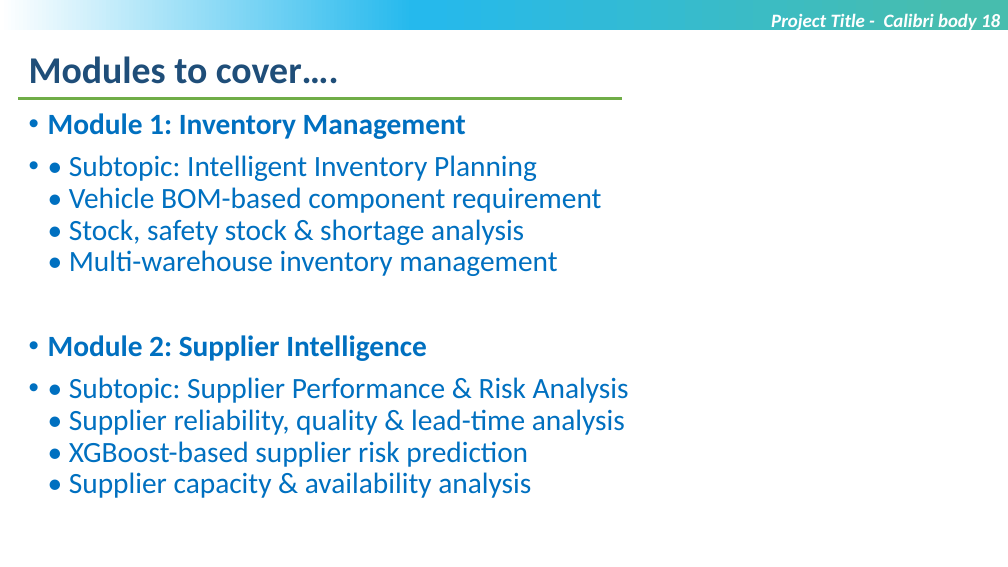
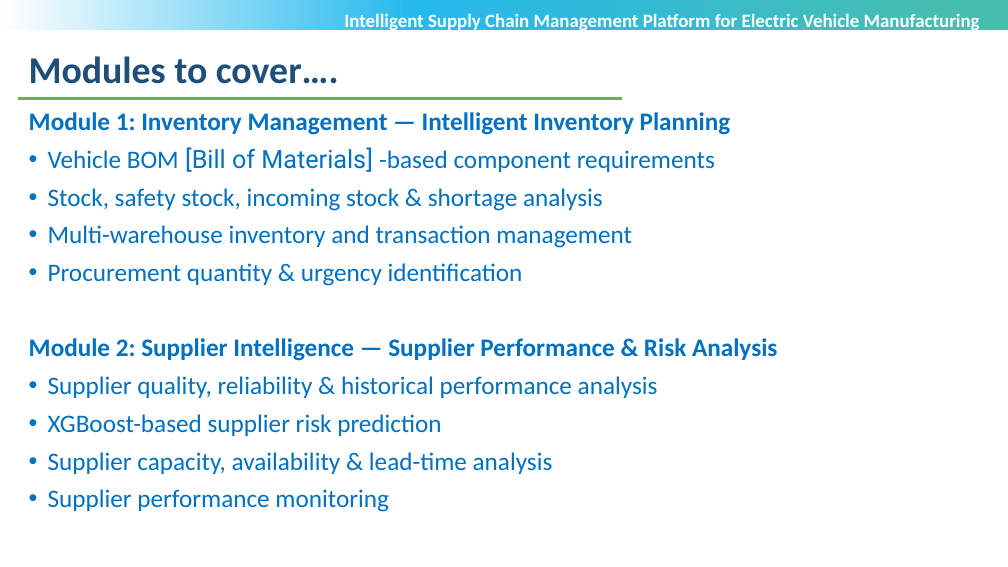
Before and after one commit to radha-gohil/INTELLIGENT-SUPPLY-CHAIN-MANAGEMENT-PLATFORM-FOR-ELECTRIC-VEHICLE-MANUFACTURING, a slide deck: slide 9 of Review-1_EV.pptx. Drawn at 1008x567 pixels with LibreOffice and Linux fonts; fonts in the diff are those of the drawing; background and template pictures are left out. Boxes give left, top, right and bottom in pixels: in the first picture for what was removed or moved away, otherwise in the second. Text is boxed around its words. In the diff, an @@ line names an element or a change of style, - is before the commit and + after.

```diff
--- a/Review-1_EV.pptx
+++ b/Review-1_EV.pptx
@@ text at box(344, 13, 980, 32): text changed; italic off @@
-Project Title - Calibri body 18
+Intelligent Supply Chain Management Platform for Electric Vehicle Manufacturing
@@ text at box(29, 112, 777, 512): text changed; size 28 to 24 pt @@
-• Module 1: Inventory Management
-• • Subtopic: Intelligent Inventory Planning
-  • Vehicle BOM-based component requirement
-  • Stock, safety stock & shortage analysis
-  • Multi-warehouse inventory management
-• Module 2: Supplier Intelligence
-• • Subtopic: Supplier Performance & Risk Analysis
-  • Supplier reliability, quality & lead-time analysis
-  • XGBoost-based supplier risk prediction
-  • Supplier capacity & availability analysis
+Module 1: Inventory Management — Intelligent Inventory Planning
+• Vehicle BOM [Bill of Materials] -based component requirements
+• Stock, safety stock, incoming stock & shortage analysis
+• Multi-warehouse inventory and transaction management
+• Procurement quantity & urgency identification
+Module 2: Supplier Intelligence — Supplier Performance & Risk Analysis
+• Supplier quality, reliability & historical performance analysis
+• XGBoost-based supplier risk prediction
+• Supplier capacity, availability & lead-time analysis
+• Supplier performance monitoring
```
Also in this commit, not shown: 10 other slides changed, 1 slide added, 1 slide removed.
